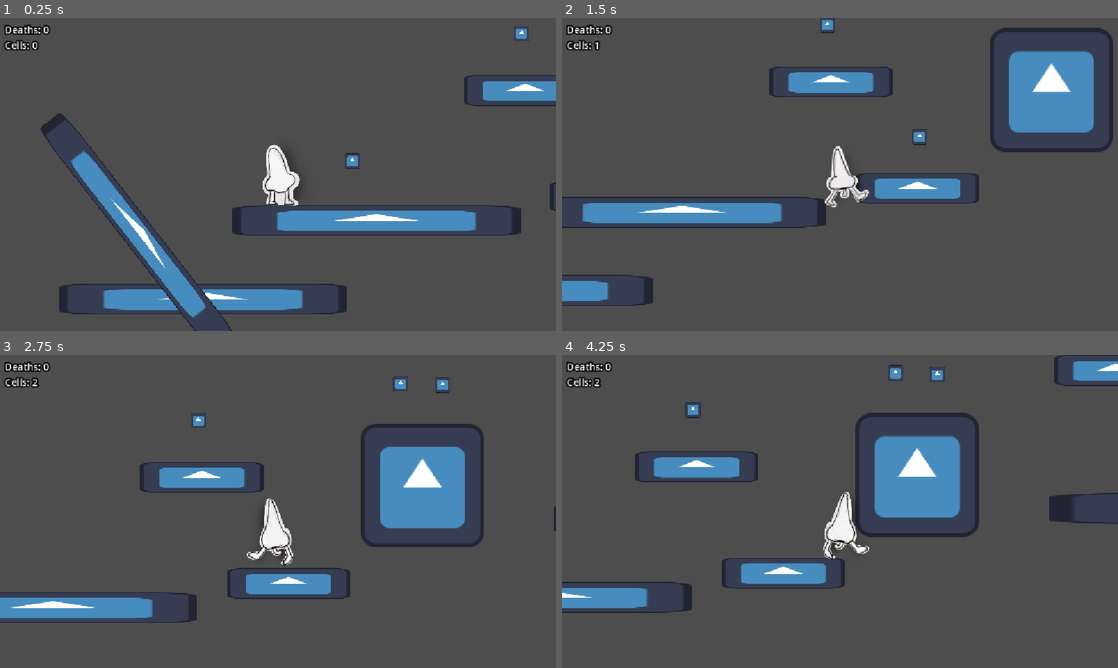
Above: before the commit, frames 1-4 (two rows, left to right).
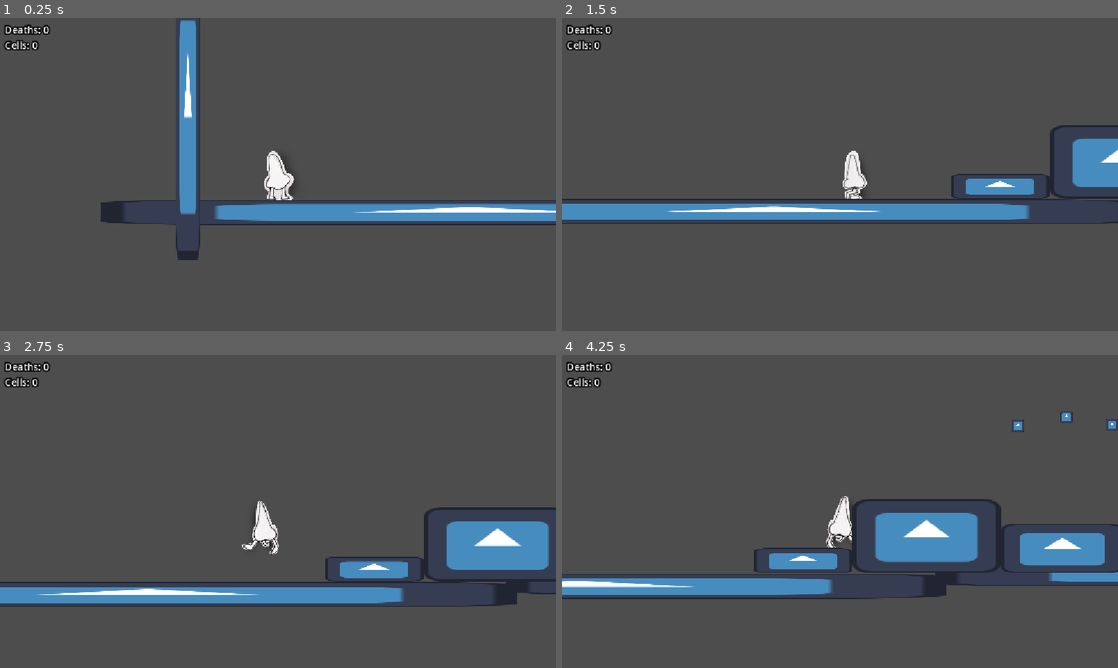
Above: after the commit, the same moments.

Repository: lmg-abe/runny-nose
Game: Godot game, scene res://area_1.tscn
Same seed, same stepped clock (60 frames per second), same inputs: the game is played once before the commit and once after it. Before the commit the project starts from res://main.tscn. The engine's default icon, where the game draws it, is replaced by a stand-in: a white triangle on a blue panel in a dark square.
Inputs:
- Up to frame 1 (0.25 s): no input
- Up to frame 2 (1.5 s): hold D (move_right) from 0.53 s (still down); tap 2 (dash) at 0.6 s; tap Space (jump) at 0.77 s; tap I (pick_up) at 1.35 s
- Up to frame 3 (2.75 s): tap Space (jump) at 1.52 s; release D (move_right) at 2.03 s; hold A (move_left) from 2.03 s (still down); tap 1 (sneeze) at 2.1 s
- Up to frame 4 (4.25 s): release A (move_left) at 2.78 s; hold D (move_right) from 2.78 s (still down); tap 2 (dash) at 2.85 s; tap Space (jump) at 3.02, 3.77 s; tap I (pick_up) at 3.6 s

The runs differ from the first frame. In frame 1, 13% of the frame differs, in the area x 7-100%, y 0-100%; in frame 2, 16%; in frame 3, 17%; in frame 4, 18%, in the area x 0-100%, y 0-83%.

Commit message:
added enemy to area_1

Diff:
--- a/area_1.tscn
+++ b/area_1.tscn
@@ -7,6 +7,7 @@
 [ext_resource type="Script" uid="uid://bua7vcu78n8th" path="res://collectable_counter.gd" id="5_dfmo5"]
 [ext_resource type="PackedScene" uid="uid://2tqto0h1b7if" path="res://floor.tscn" id="6_keoi2"]
 [ext_resource type="PackedScene" uid="uid://bxreok8v3rk8d" path="res://collectable.tscn" id="7_nboye"]
+[ext_resource type="PackedScene" uid="uid://dx3ma57wvrfwy" path="res://basic_enemy.tscn" id="8_d5i42"]
 
 [sub_resource type="RectangleShape2D" id="RectangleShape2D_7qacl"]
 size = Vector2(200000, 1024)
@@ -15,7 +16,7 @@
 
 [node name="Camera2D" type="Camera2D" parent="." unique_id=473729213]
 position = Vector2(684, 113)
-zoom = Vector2(0.5, 0.5)
+zoom = Vector2(0.4, 0.4)
 script = ExtResource("1_1rxqu")
 
 [node name="DeathPlane" type="Area2D" parent="." unique_id=883156438]
@@ -149,4 +150,13 @@
 [node name="Collectable8" parent="." unique_id=1675455245 instance=ExtResource("7_nboye")]
 position = Vector2(7348, -925)
 
+[node name="Collectable9" parent="." unique_id=108265458 instance=ExtResource("7_nboye")]
+position = Vector2(8416, -1020)
+
+[node name="Collectable10" parent="." unique_id=524775536 instance=ExtResource("7_nboye")]
+position = Vector2(9057, -1038)
+
+[node name="BasicEnemy" parent="." unique_id=641976464 instance=ExtResource("8_d5i42")]
+position = Vector2(8728, -664)
+
 [connection signal="body_entered" from="DeathPlane" to="DeathPlane" method="_on_body_entered"]
--- a/project.godot
+++ b/project.godot
@@ -11,7 +11,7 @@
 [application]
 
 config/name="Runny Nose"
-run/main_scene="uid://ddcerhvh5os1u"
+run/main_scene="uid://6ajus81miifj"
 config/features=PackedStringArray("4.7", "Forward Plus")
 config/icon="res://icon.svg"
 
